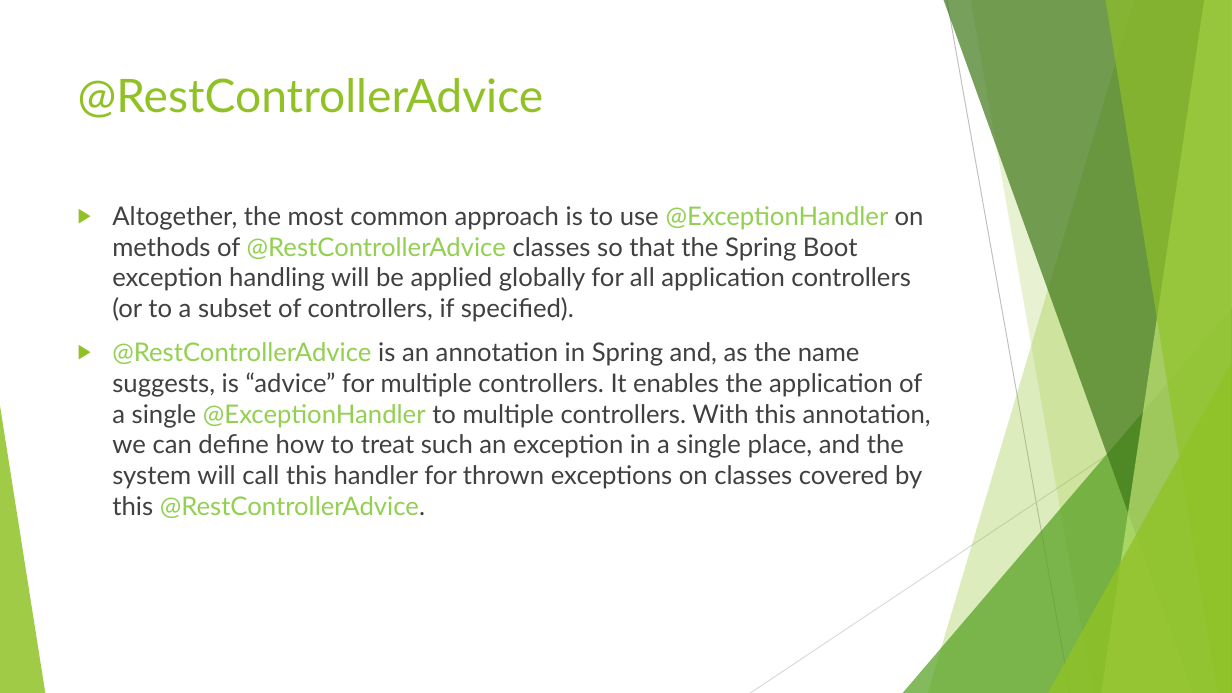
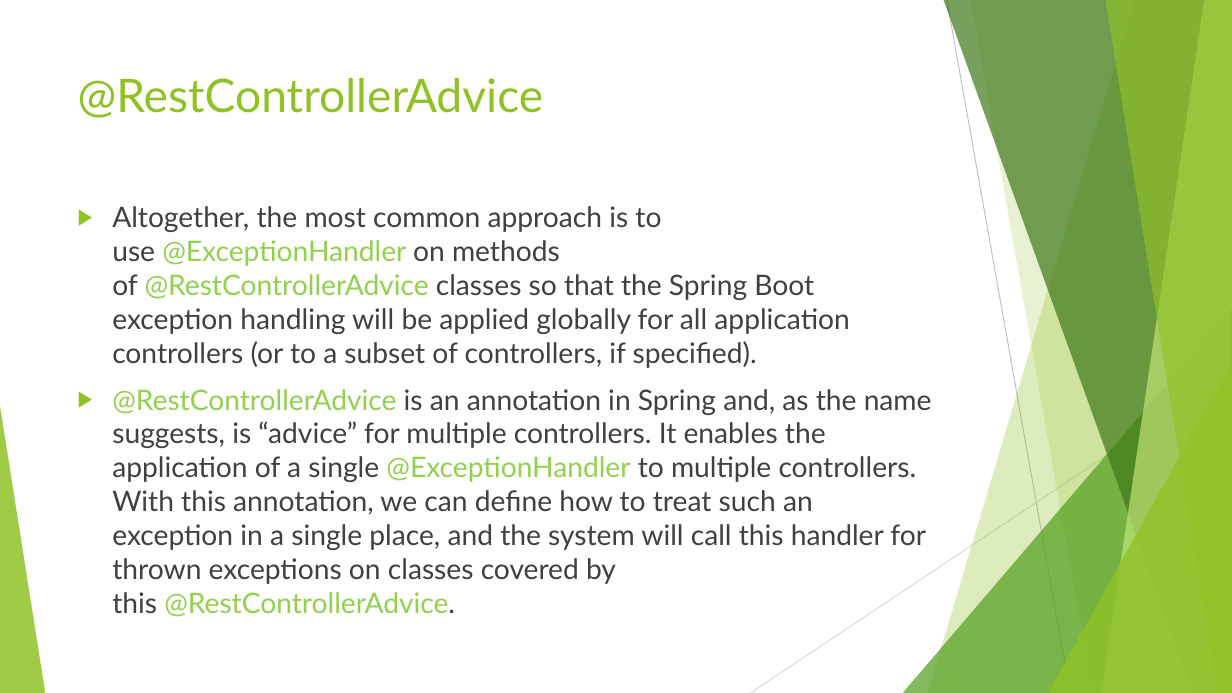
Before and after one commit to ybensman/SpringMicroserviceDemo, a slide deck: slide 23 of Spring_Beginners_2_SpringBootForMS.pptx. Drawn at 1232x693 pixels with LibreOffice and Linux fonts; fonts in the diff are those of the drawing. Boxes give left, top, right and bottom in pixels: in the first picture for what was removed or moved away, otherwise in the second. Text is boxed around its words. In the diff, an @@ line names an element or a change of style, - is before the commit and + after.

```diff
--- a/Spring_Beginners_2_SpringBootForMS.pptx
+++ b/Spring_Beginners_2_SpringBootForMS.pptx
@@ text "Altogether, the most common approach ..." at [112, 206, 932, 617]: size 20 to 22 pt @@
```
Also in this commit, not shown: 8 other slides changed, 2 slides added.
